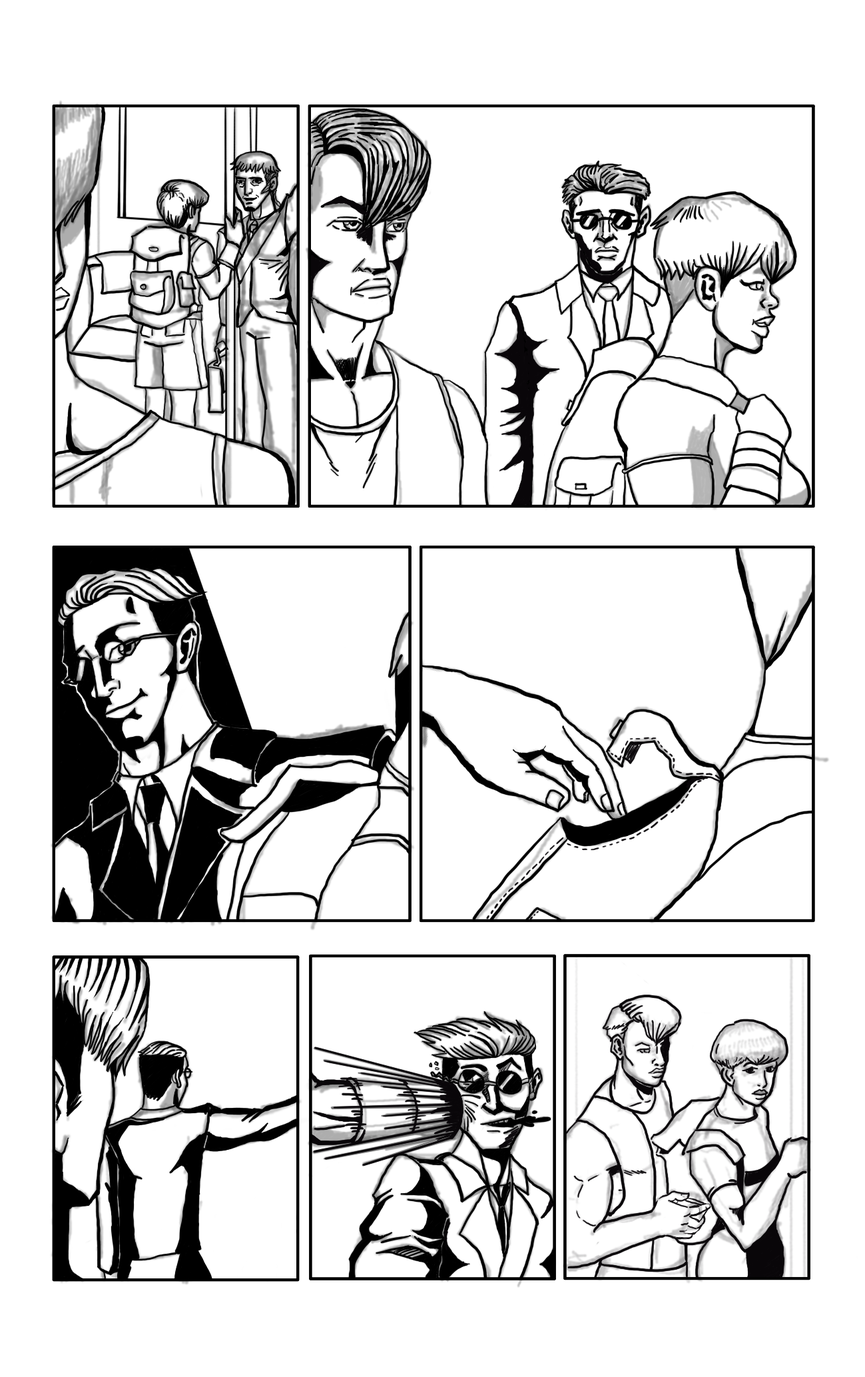
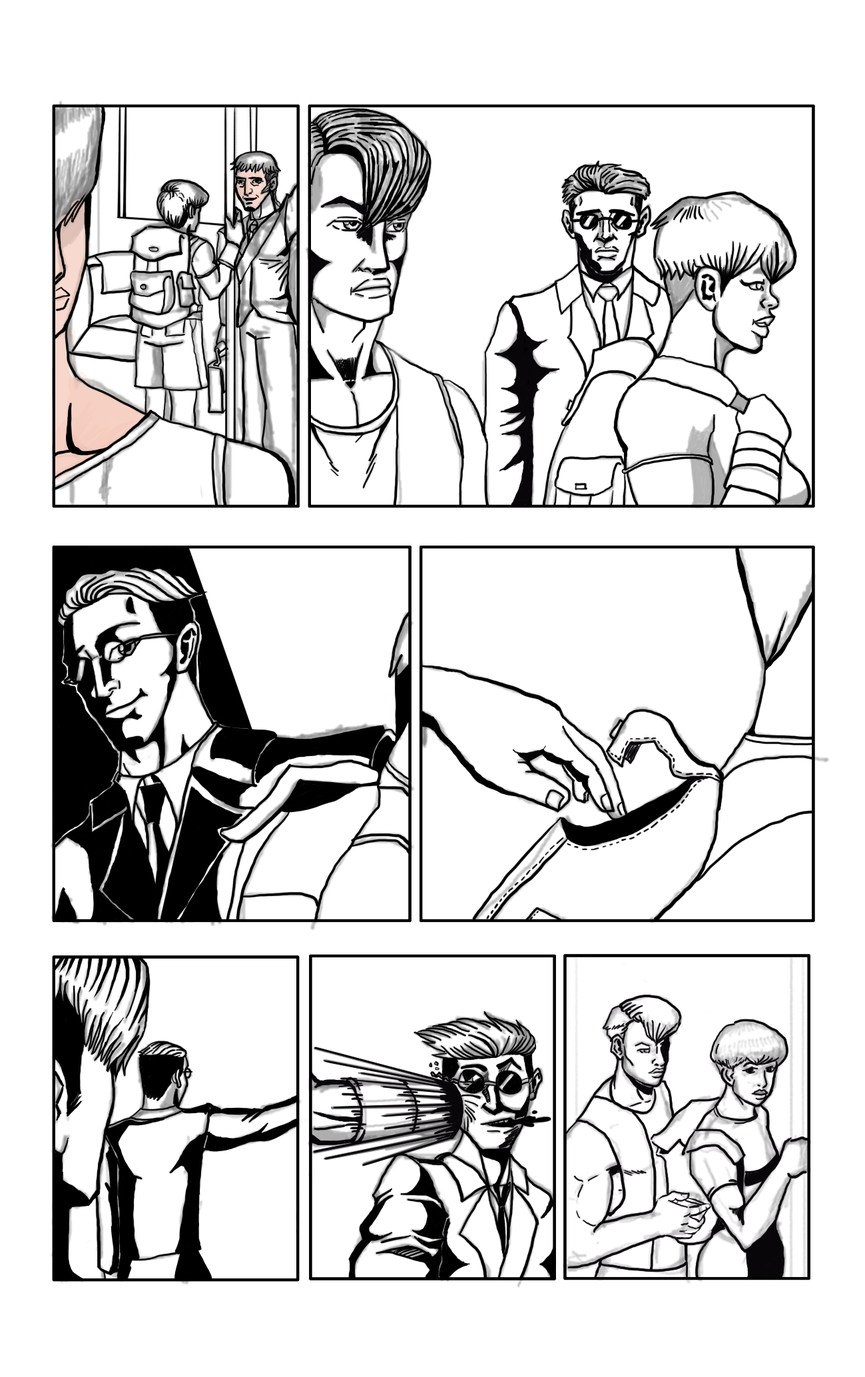
The second 865×1377 image is a revision of the first. Changes to its layers:
painted on "Ink" over bbox(51, 168, 268, 482)
painted on "Color" over bbox(51, 168, 268, 482)
painted on "Sketch" over bbox(51, 168, 268, 482)
